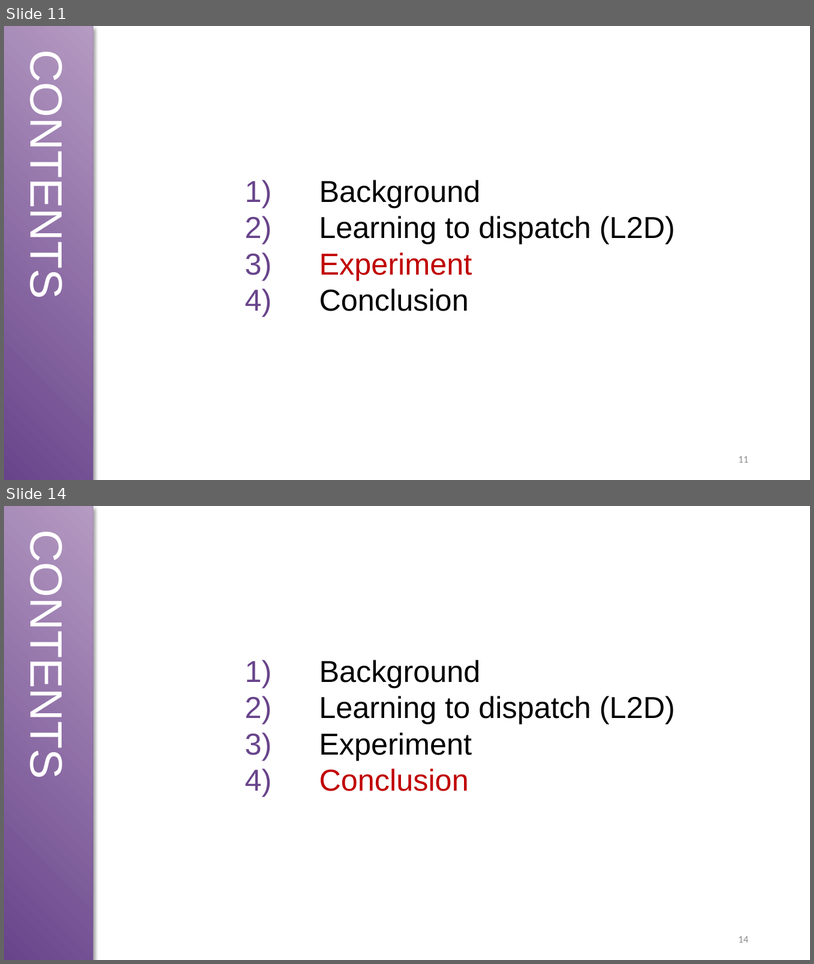
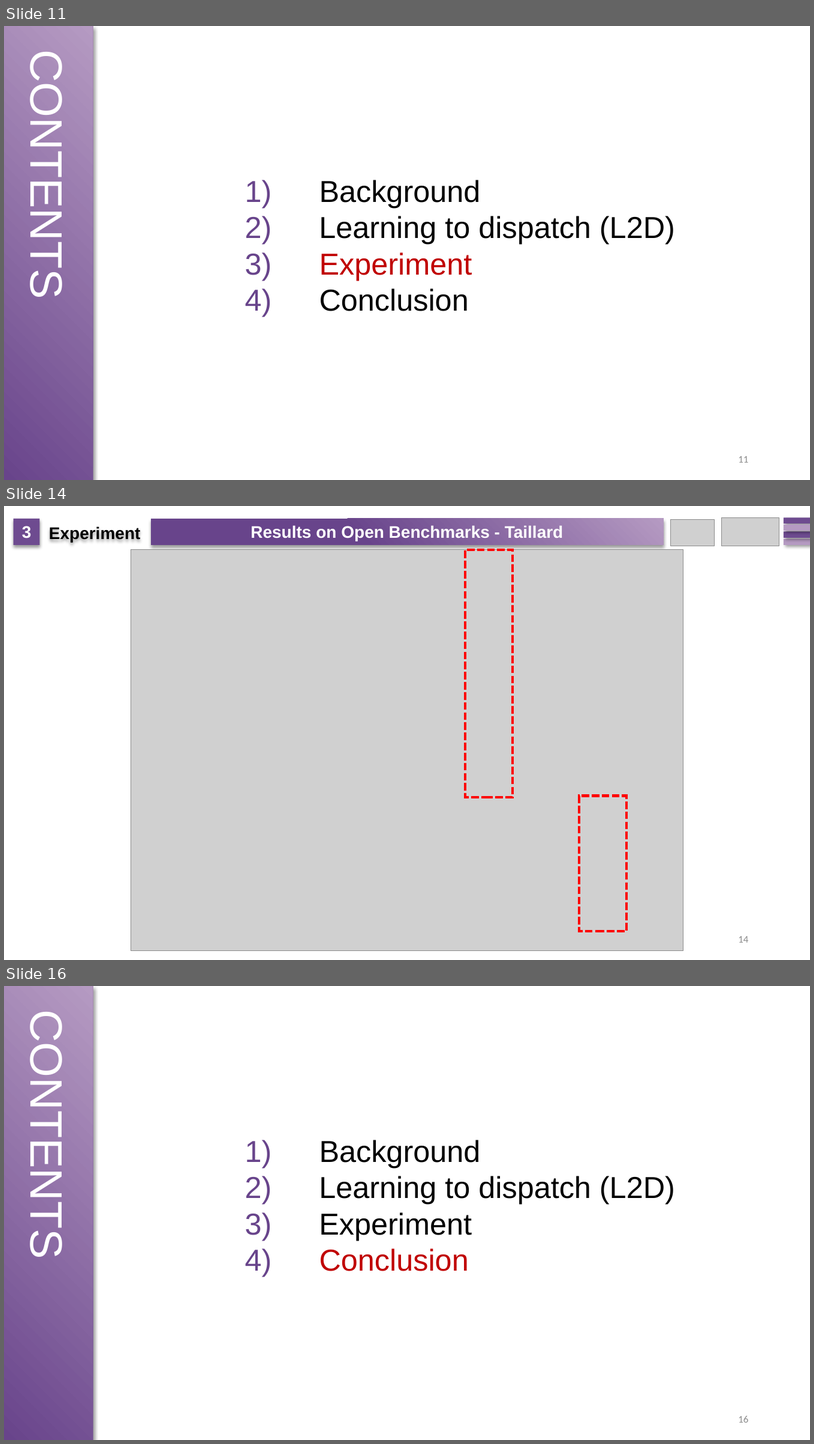
Before and after one commit to zcaicaros/L2D, a slide deck: NeurIPS L2D.pptx. Shown one above the other, each under a label of ours: slides 11 and 14 before the commit, slides 11, 14 and 16 after it; the slides between them are not shown. The pictures are 814x964 and 814x1444 pixels, drawn with LibreOffice and Linux fonts; fonts in the diff are those of the drawing; grey boxes stand for pictures. Boxes give left, top, right and bottom in pixels: in the first picture for what was removed or moved away, otherwise in the second. Text is boxed around its words. In the diff, an @@ line names an element or a change of style, - is before the commit and + after.

```diff
--- a/NeurIPS L2D.pptx
+++ b/NeurIPS L2D.pptx
@@ slide 14 added at [4, 506, 810, 960], background #FFFFFF @@
@@ rectangle added at [14, 519, 39, 546], fill #6E4B90, 20 pt, text #FFFFFF, bold @@
+3
@@ rectangle added at [151, 519, 664, 546], fill gradient #B59AC2 to #68448B, 20 pt, text #FFFFFF, bold @@
+Results on Open Benchmarks - Taillard
@@ picture added at [671, 519, 715, 546] @@
@@ picture added at [722, 517, 780, 546] @@
@@ rectangle added at [785, 517, 810, 523], fill #6E4B90 @@
@@ text added at [49, 526, 141, 542], 20 pt, text #000000, bold @@
+Experiment
@@ rectangle added at [785, 538, 810, 545], fill #B59AC2 @@
@@ rectangle added at [785, 531, 810, 538], fill #6E4B90 @@
@@ rectangle added at [785, 525, 810, 531], fill #B59AC2 @@
@@ picture added at [131, 550, 683, 951] @@
@@ rectangle added at [465, 550, 513, 797], outline #FF0000 3 pt dashed @@
@@ rectangle added at [579, 796, 626, 931], outline #FF0000 3 pt dashed @@
@@ page number added at [738, 936, 749, 942], 12 pt, text #8C8C8C @@
+14
@@ what was slide 14 is now slide 16 @@
@@ page number at [738, 1416, 749, 1422]: text changed @@
-14
+16
```
Also in this commit, not shown: 3 slides changed, 1 other slide added.
